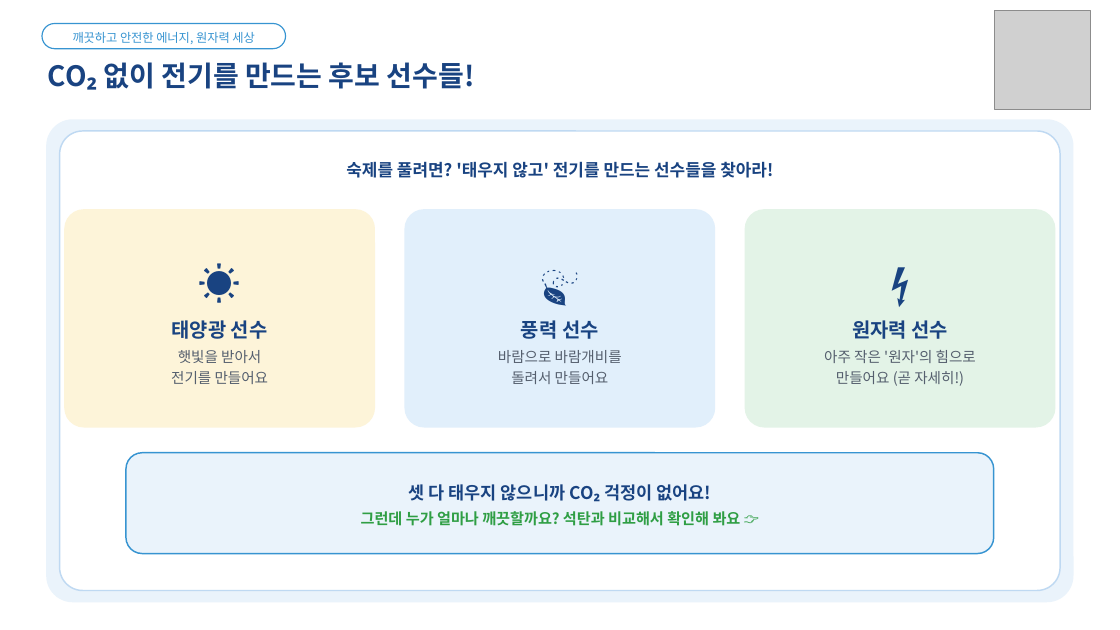
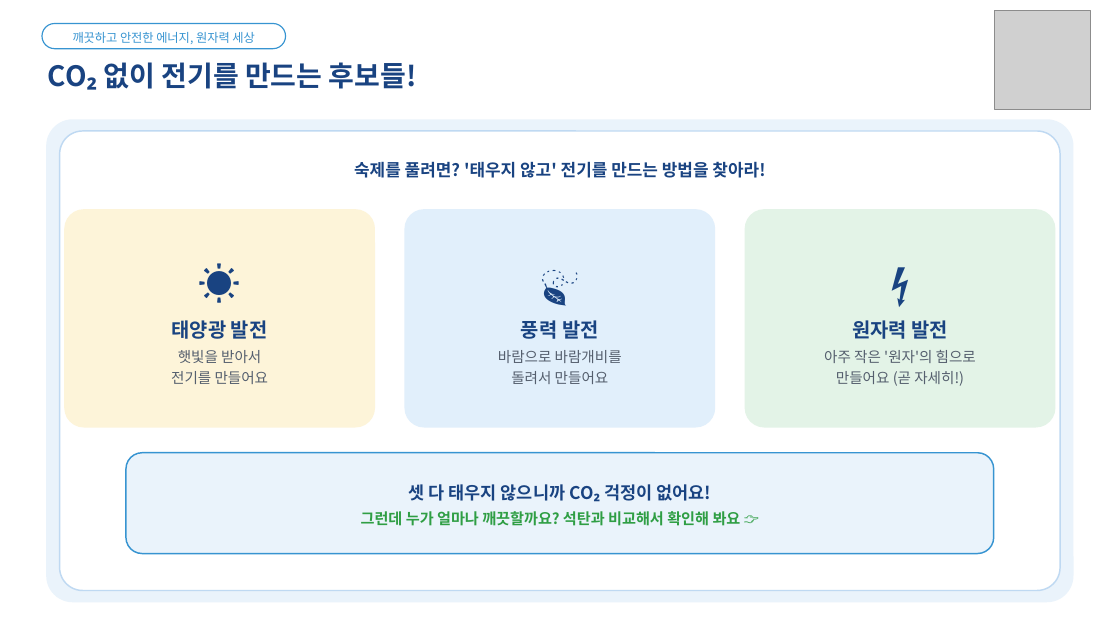
Before and after one commit to parksang-jun/ecture-materials, a slide deck: slide 10 of 강의자료/원자력과 탄소중립_표준양식.pptx (slide 9 before the commit). Drawn at 1120x630 pixels with LibreOffice and Linux fonts; fonts in the diff are those of the drawing; grey boxes stand for pictures. Boxes give left, top, right and bottom in pixels: in the first picture for what was removed or moved away, otherwise in the second. Text is boxed around its words. In the diff, an @@ line names an element or a change of style, - is before the commit and + after.

```diff
--- a/강의자료/원자력과 탄소중립_표준양식.pptx
+++ b/강의자료/원자력과 탄소중립_표준양식.pptx
@@ text at bbox=[104, 62, 417, 89]: text changed @@
-CO₂ 없이 전기를 만드는 후보 선수들!
+CO₂ 없이 전기를 만드는 후보들!
@@ text at bbox=[354, 161, 765, 178]: text changed @@
-숙제를 풀려면? '태우지 않고' 전기를 만드는 선수들을 찾아라!
+숙제를 풀려면? '태우지 않고' 전기를 만드는 방법을 찾아라!
@@ text in rounded rectangle at bbox=[172, 320, 268, 339]: text changed @@
-태양광 선수
+태양광 발전
@@ text in rounded rectangle at bbox=[521, 320, 599, 339]: text changed @@
-풍력 선수
+풍력 발전
@@ text in rounded rectangle at bbox=[852, 320, 948, 339]: text changed @@
-원자력 선수
+원자력 발전
```
Also in this commit, not shown: 17 other slides changed, 8 slides added, 5 slides removed, 1 other file.
